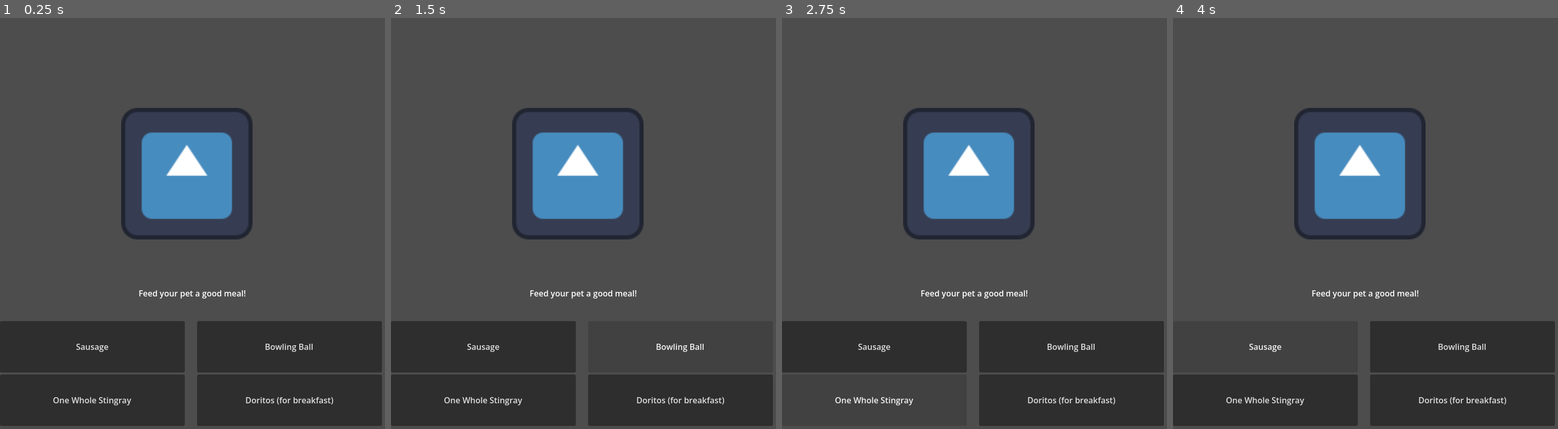
Above: before the commit, frames 1-4 (left to right).
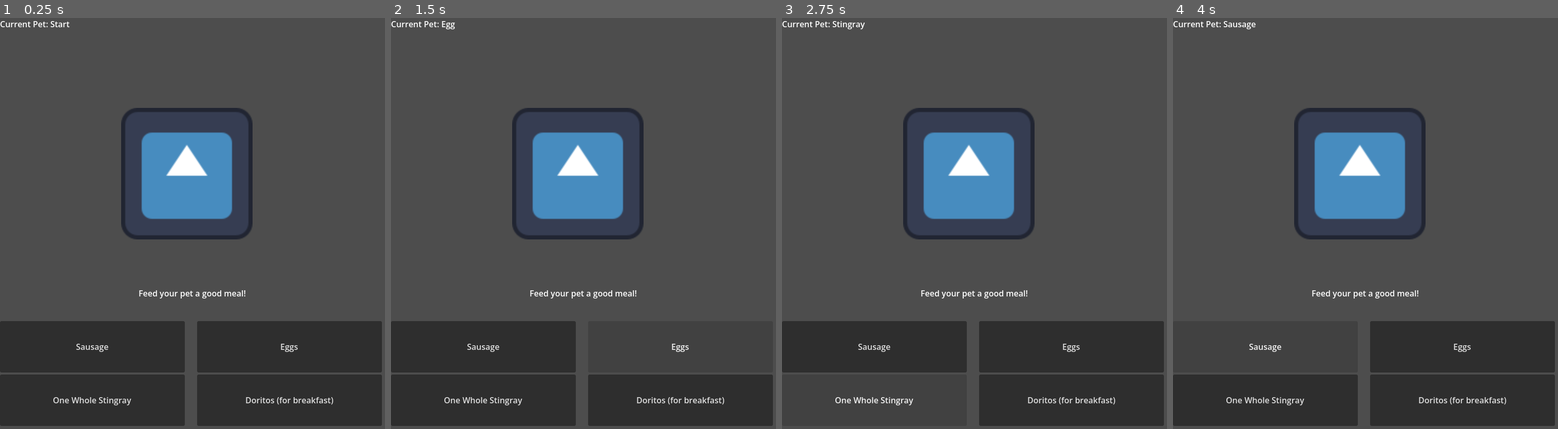
Above: after the commit, the same moments.

Repository: clov3r-leaf/Jame-Gam-Game-Jam
Game: Godot game, scene res://scenes/main_game.tscn
Same seed, same stepped clock (60 frames per second), same inputs: the game is played once before the commit and once after it. Before the commit the project has no main scene; this scene is started directly in both runs. The engine's default icon, where the game draws it, is replaced by a stand-in: a white triangle on a blue panel in a dark square.
Inputs:
- Up to frame 1 (0.25 s): no input
- Up to frame 2 (1.5 s): click "Sausage" at 0.5 s; click "Bowling Ball" (after the commit: "Eggs") at 1.25 s
- Up to frame 3 (2.75 s): click "One Whole Stingray" at 2 s
- Up to frame 4 (4 s): click "Doritos (for breakfast)" at 2.75 s; click "Sausage" at 3.5 s

The runs differ from the first frame. In frame 1, 0.2% of the frame differs, in the area x 0-82%, y 0-82%; in frame 2, 0.2%; in frame 3, 0.3%; in frame 4, 0.3%.

Commit message:
Option choices working

Diff:
--- a/project.godot
+++ b/project.godot
@@ -11,6 +11,7 @@
 [application]
 
 config/name="Jame Gam Game Jam"
+run/main_scene="uid://br5vawjfegq14"
 config/features=PackedStringArray("4.7", "GL Compatibility")
 config/icon="res://assets/icon.svg"
 
--- /dev/null
+++ b/scenes/main_game.gd
@@ -0,0 +1,63 @@
+extends Node2D
+
+var cur_question_no: int = 0
+
+var questions: Array[String] = [
+	"What do you feed your creature?",
+	"What do you let your creature play with?",
+]
+
+
+enum AdjList{
+	NAME, GROWTH_PATH, OPTIONS
+}
+
+enum{
+	START,
+	SAUSAGE,
+	STINGRAY,
+	EGG,
+	DORITOS,
+	SKATEBOARD,
+	CAR,
+	BOWLING,
+	GOLDFISH,
+	TOY_BLOCKS,
+	TOY_FISH,
+	NUMBERS,
+}
+
+var growth_adj_list: Array[Array] = [
+	["Start", [SAUSAGE, EGG, STINGRAY, DORITOS], ["Sausage", "Eggs", "One Whole Stingray", "Doritos (for breakfast)"]],
+	["Sausage", [SAUSAGE, EGG, STINGRAY, DORITOS], ["Sausage", "Eggs", "One Whole Stingray", "Doritos (for breakfast)"]],
+	["Stingray", [SAUSAGE, EGG, STINGRAY, DORITOS], ["Sausage", "Eggs", "One Whole Stingray", "Doritos (for breakfast)"]],
+	["Egg", [SAUSAGE, EGG, STINGRAY, DORITOS], ["Sausage", "Eggs", "One Whole Stingray", "Doritos (for breakfast)"]],
+	["Doritos", [SAUSAGE, EGG, STINGRAY, DORITOS], ["Sausage", "Eggs", "One Whole Stingray", "Doritos (for breakfast)"]],
+]
+
+var cur_pet_type: int = 0
+
+
+
+# Called when the node enters the scene tree for the first time.
+func _ready() -> void:
+	for i in range(%OptionsGridContainer.get_child_count()):
+		var option: Button = %OptionsGridContainer.get_child(i)
+		option.pressed.connect(option_pressed.bind(i))
+	update_options(0)
+
+
+# Called every frame. 'delta' is the elapsed time since the previous frame.
+func _process(_delta: float) -> void:
+	$Control/CurPetLabel.text = "Current Pet: " + str(growth_adj_list[cur_pet_type][AdjList.NAME])
+
+
+
+func update_options(pet_type: int) -> void:
+	for i in range(%OptionsGridContainer.get_child_count()):
+		var option: Button = %OptionsGridContainer.get_child(i)
+		option.text = growth_adj_list[pet_type][AdjList.OPTIONS][i]
+
+
+func option_pressed(option_no: int) -> void:
+	cur_pet_type = growth_adj_list[cur_pet_type][AdjList.GROWTH_PATH][option_no]
--- a/scenes/main_game.tscn
+++ b/scenes/main_game.tscn
@@ -1,14 +1,21 @@
 [gd_scene format=3 uid="uid://br5vawjfegq14"]
 
+[ext_resource type="Script" uid="uid://cjgwdhbjcyrj0" path="res://scenes/main_game.gd" id="1_72e8q"]
 [ext_resource type="Texture2D" uid="uid://b7hiipbnl6r8v" path="res://assets/icon.svg" id="1_s3esy"]
 
 [node name="MainGame" type="Node2D" unique_id=1433046858]
+script = ExtResource("1_72e8q")
 
 [node name="Control" type="Control" parent="." unique_id=147993209]
 layout_mode = 3
 anchors_preset = 0
 offset_right = 40.0
 offset_bottom = 40.0
+
+[node name="CurPetLabel" type="Label" parent="Control" unique_id=1263200302]
+layout_mode = 0
+offset_right = 40.0
+offset_bottom = 23.0
 
 [node name="VBoxContainer" type="VBoxContainer" parent="Control" unique_id=1589510281]
 layout_mode = 0
@@ -23,28 +30,29 @@
 horizontal_alignment = 1
 vertical_alignment = 1
 
-[node name="GridContainer" type="GridContainer" parent="Control/VBoxContainer" unique_id=2068681216]
+[node name="OptionsGridContainer" type="GridContainer" parent="Control/VBoxContainer" unique_id=2068681216]
+unique_name_in_owner = true
 custom_minimum_size = Vector2(750, 200)
 layout_mode = 2
 theme_override_constants/h_separation = 24
 columns = 2
 
-[node name="Option1" type="Button" parent="Control/VBoxContainer/GridContainer" unique_id=6777758]
+[node name="Option1" type="Button" parent="Control/VBoxContainer/OptionsGridContainer" unique_id=6777758]
 custom_minimum_size = Vector2(360, 100)
 layout_mode = 2
 text = "Sausage"
 
-[node name="Option2" type="Button" parent="Control/VBoxContainer/GridContainer" unique_id=165392436]
+[node name="Option2" type="Button" parent="Control/VBoxContainer/OptionsGridContainer" unique_id=165392436]
 custom_minimum_size = Vector2(360, 100)
 layout_mode = 2
 text = "Bowling Ball"
 
-[node name="Option3" type="Button" parent="Control/VBoxContainer/GridContainer" unique_id=1325816604]
+[node name="Option3" type="Button" parent="Control/VBoxContainer/OptionsGridContainer" unique_id=1325816604]
 custom_minimum_size = Vector2(360, 100)
 layout_mode = 2
 text = "One Whole Stingray"
 
-[node name="Option4" type="Button" parent="Control/VBoxContainer/GridContainer" unique_id=215605528]
+[node name="Option4" type="Button" parent="Control/VBoxContainer/OptionsGridContainer" unique_id=215605528]
 custom_minimum_size = Vector2(360, 100)
 layout_mode = 2
 text = "Doritos (for breakfast)"
Not shown, added: scenes/main_game.gd.uid
